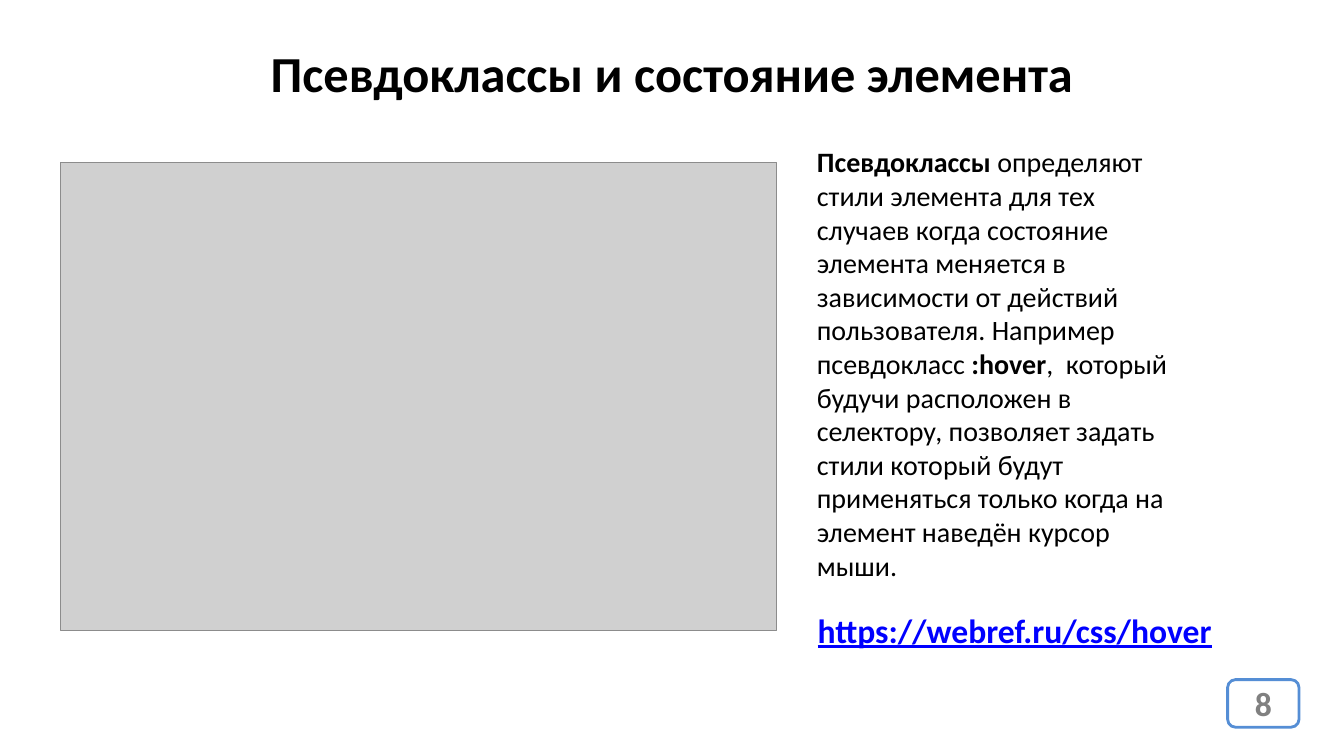
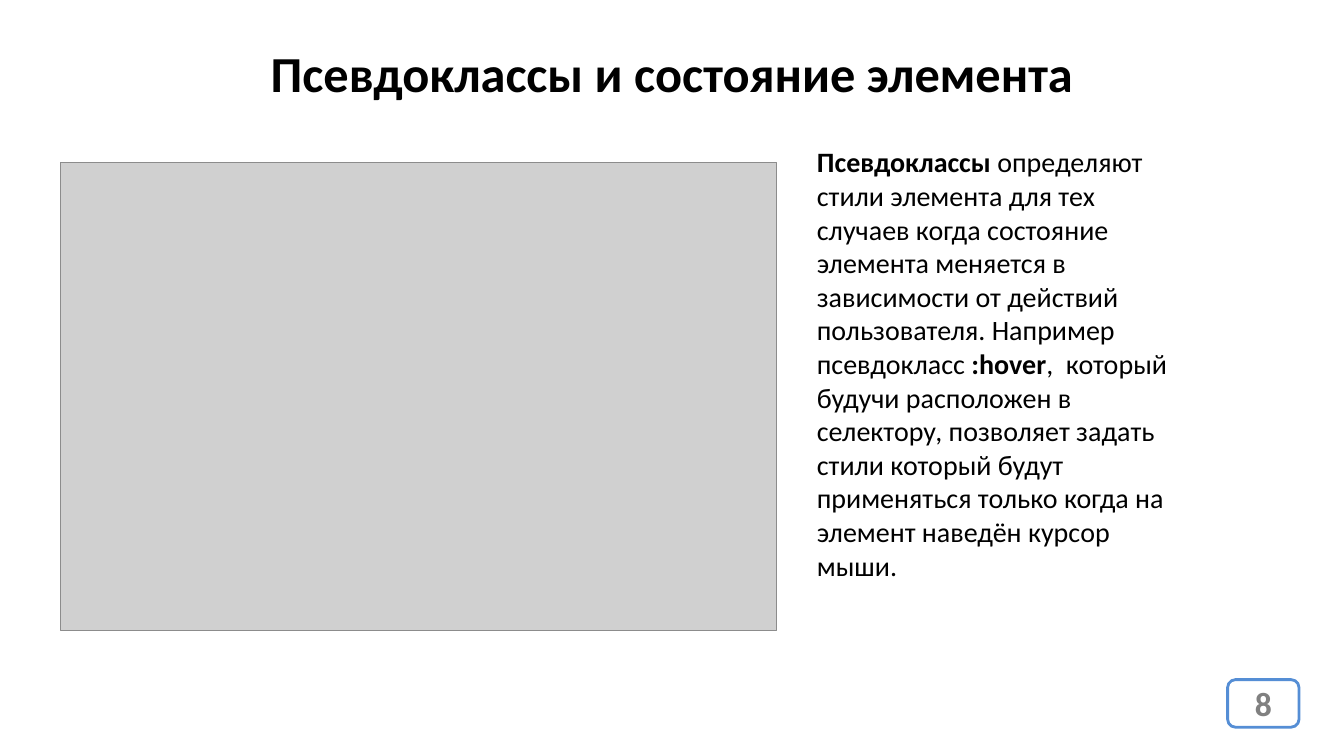
Before and after one commit to web44-ortdnipro/lesson08, a slide deck: slide 8 of lesson08.pptx. Drawn at 1344x756 pixels with LibreOffice and Linux fonts; fonts in the diff are those of the drawing; grey boxes stand for pictures. Boxes give left, top, right and bottom in pixels: in the first picture for what was removed or moved away, otherwise in the second. Text is boxed around its words. In the diff, an @@ line names an element or a change of style, - is before the commit and + after.

```diff
--- a/lesson08.pptx
+++ b/lesson08.pptx
@@ text removed at [818, 619, 1212, 649] @@
-https://webref.ru/css/hover
```
Also in this commit, not shown: 5 other slides changed, 1 other file.
